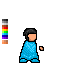
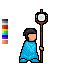
Layer changes from the first (64, 64) image to the second:
showed group "Melee" (11 layers) over [35, 9, 48, 63]
showed group "Healer" (3 layers) over [35, 12, 48, 63]
painted on "staff-healer" (1st of 3, in "Wizard" › "Staff" › "Healer") over [38, 14, 45, 21]
showed group "Summoner" (6 layers) over [35, 9, 48, 63]
